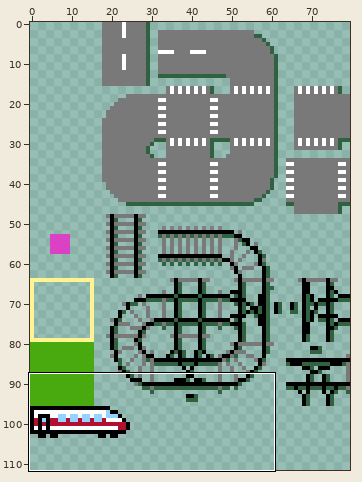
A pixel-art file gets an edit: resource/tiles.aseprite. The first picture is a wide view before the edit; the outline marks the close-up.
Close-up. Old version:
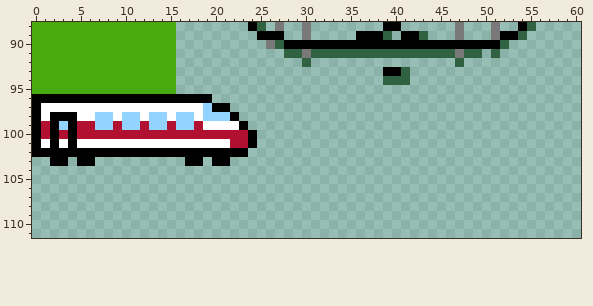
80x112 pixels, 1 frame. Shown: x 0..60, y 88..111.
The result:
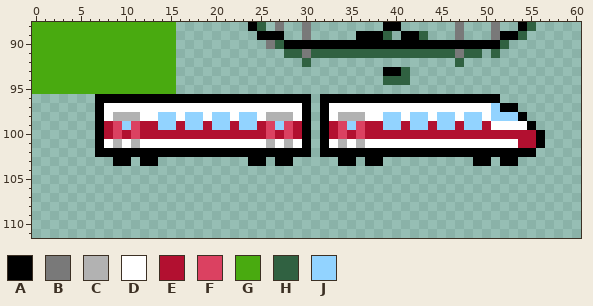
Palette (. is transparent): A #000000  B #797979  C #b2b2b2  D #ffffff  E #b21030  F #db4161  G #49aa10  H #306141  J #92d3ff
Message: add rendering for multicar trains
Difference:
--- layer "trains"
@@ x 0..60 @@
  95 GGGGGGGGGGGGGGGG.............................................
- 96 AAAAAAAAAAAAAAAAAAAA.........................................
- 97 ADDDDDDDDDDDDDDDDDDJAA.......................................
- 98 ADAAADDJJDJJDJJDJJDJJJA......................................
- 99 AEAJAEEJJEJJEJJEJJEDDDDA.....................................
-100 AEAEAEEEEEEEEEEEEEEEEEEEA....................................
-101 ADADADDDDDDDDDDDDDDDDDEEA....................................
-102 AAAAAAAAAAAAAAAAAAAAAAAA.....................................
-103 ..AA.AA..........AA.AA.......................................
+ 96 .......AAAAAAAAAAAAAAAAAAAAAAAA.AAAAAAAAAAAAAAAAAAAA.........
+ 97 .......ADDDDDDDDDDDDDDDDDDDDDDA.ADDDDDDDDDDDDDDDDDDJAA.......
+ 98 .......ADCCCDDJJDJJDJJDJJDCCCDA.ADCCCDDJJDJJDJJDJJDJJJA......
+ 99 .......AEFJFEEJJEJJEJJEJJEFJFEA.AEFJFEEJJEJJEJJEJJEDDDDA.....
+100 .......AEFEFEEEEEEEEEEEEEEFEFEA.AEFEFEEEEEEEEEEEEEEEEEEEA....
+101 .......ADCDCDDDDDDDDDDDDDDCDCDA.ADCDCDDDDDDDDDDDDDDDDDEEA....
+102 .......AAAAAAAAAAAAAAAAAAAAAAAA.AAAAAAAAAAAAAAAAAAAAAAAA.....
+103 .........AA.AA..........AA.AA.....AA.AA..........AA.AA.......
 104 .............................................................
Pixel boxes of the changes (left, top, right, bottom) in both close-ups:
changed: (32, 94, 545, 166)
